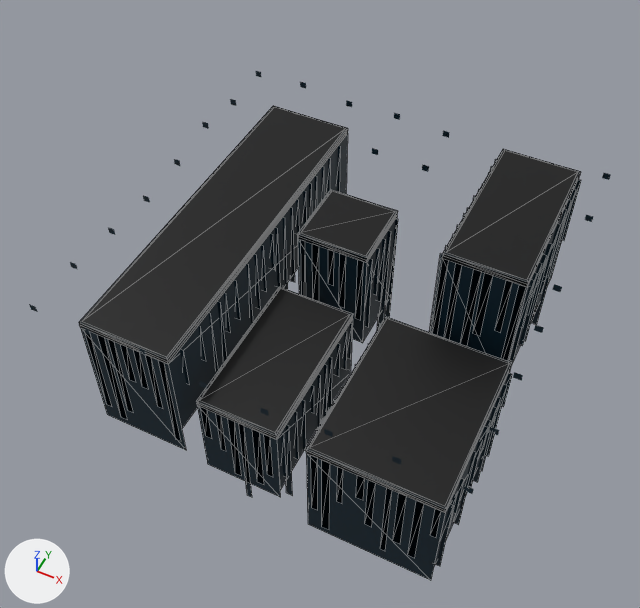
The glTF model netrun/assets/models/env/floor_b.glb as it was, and as the next commit left it.
Both versions are drawn from a 50 mm camera at (1.1, -2.39, 2.5) aimed at (-0.04, -0.11, -0.35). The axes (+X, +Y, +Z) are drawn at lower left. The lights are the same throughout. The first picture is the older version. Mesh edges are drawn as thin lines on the coarser meshes. Vertices at exactly the same position are counted once.

Before the edit, the objects in view are built like this:
```python
me_dots = bpy.data.meshes.new('dots')
me_dots.from_pydata(...)  # 108 vertices, 54 faces; spans x -0.89..0.89, y -0.88..0.88, z -0.1..0.0
me_dots.materials.append(mat_points)
me_floor_skirt = bpy.data.meshes.new('floor_skirt')
me_floor_skirt.from_pydata(...)  # 60 vertices, 40 faces; spans x -0.75..0.8, y -0.79..0.8, z -0.94..-0.03
me_floor_skirt.materials.append(mat_shell_soft)
me_floor_streaks_hang = bpy.data.meshes.new('floor_streaks_hang')
me_floor_streaks_hang.from_pydata(...)  # 724 vertices, 362 faces; spans x -0.77..0.82, y -0.79..0.8, z -0.95..-0.03
me_floor_streaks_hang.materials.append(mat_streaks)
ob_dots = bpy.data.objects.new('dots', me_dots)
ob_dots.location = (0.0, 0.0, 0.0)
ob_floor_skirt = bpy.data.objects.new('floor_skirt', me_floor_skirt)
ob_floor_skirt.location = (0.0, 0.0, 0.0)
ob_floor_streaks_hang = bpy.data.objects.new('floor_streaks_hang', me_floor_streaks_hang)
ob_floor_streaks_hang.location = (0.0, 0.0, 0.0)
# also in view: 'tiles' at (0.03, 0.01, -0.2)
```
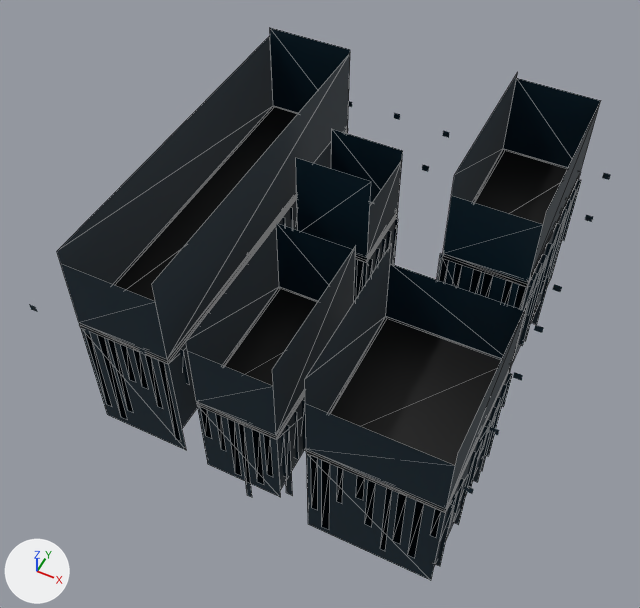
Pixel boxes [x1, y1, x2, y2] of what changed, in the pictures (640 x 608 px):
'floor_skirt', reshaped (9% wider, 24% taller)
    before: [80, 134, 579, 580]
    after: [57, 28, 600, 580]
part 1 of me_floor_skirt, added
    after: [57, 28, 600, 509]

The edits, one by one:
me_floor_skirt is used by ob_floor_skirt; location (0.0, 0.0, 0.0).
me_floor_skirt had 60 vertices, 40 faces and spanned x -0.75..0.8, y -0.79..0.8, z -0.94..-0.03.
me_floor_skirt now has 120 vertices, 80 faces and spans x -0.75..0.8, y -0.79..0.8, z -0.94..0.4.
Part 1, on me_floor_skirt:
52 vertices are added at x -0.75..0.8, y -0.79..0.8, z -0.37..0.4.
8 new vertices lie (0.0, 0.0, 0.37) away from vertices in x -0.25..0.8, y -0.79..0.8, z -0.37..0.0.
40 new faces join them.
